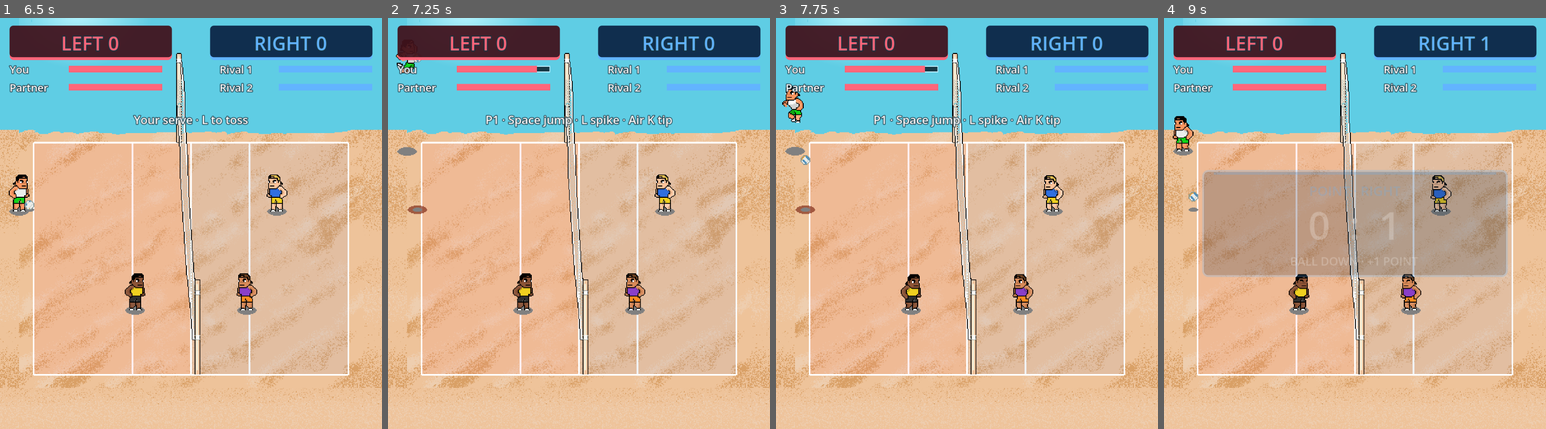
Above: before the commit, frames 1-4 (left to right).
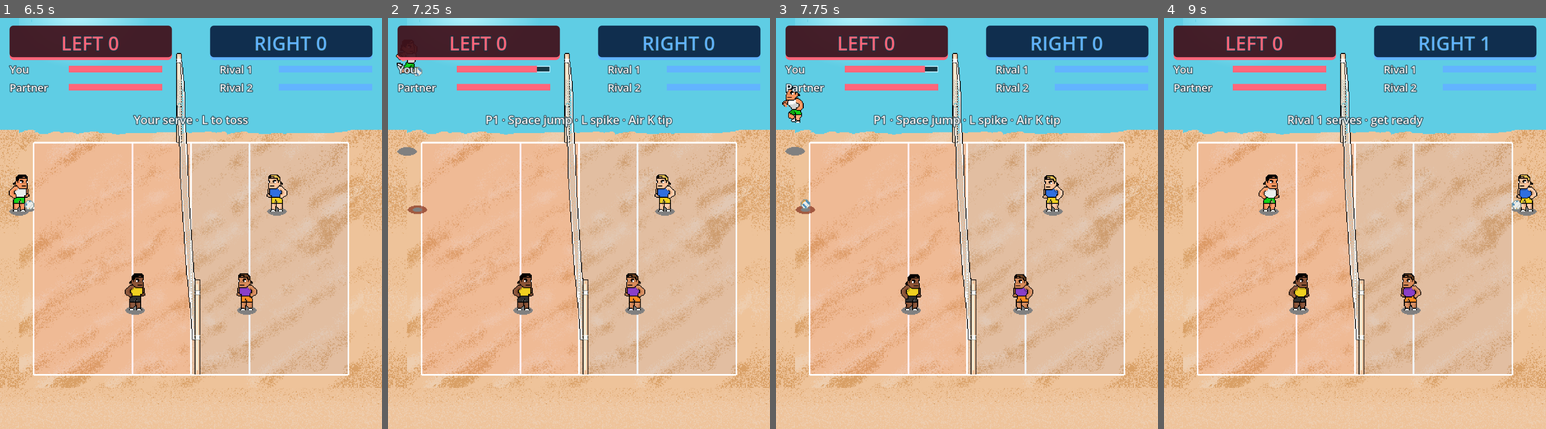
Above: after the commit, the same moments.

Repository: Munkhorgil1003/Beach-Volleyball-2D
Game: Godot game, scene res://scenes/menu.tscn
Same seed, same stepped clock (60 frames per second), same inputs: the game is played once before the commit and once after it.
Inputs:
- Up to frame 1 (6.5 s): click "Single player" at 0.5 s; click "Single player" at 1.25 s; click "Normal" at 2 s; click "Normal" at 2.75 s; click "Play" at 3.5 s; tap Enter at 4.25 s; hold D (move_right) 4.28-5.03 s; tap J (block) at 4.35 s; tap Space (jump) at 4.52, 5.27 s; hold S (move_down) 5.03-5.78 s; tap Shift (dive) at 5.1 s; hold D (move_right) from 5.78 s (still down); tap K (receive) at 5.85 s
- Up to frame 2 (7.25 s): release D (move_right) at 6.53 s; hold W (move_up) from 6.53 s (still down); tap L (serve) at 6.6 s; tap Space (jump) at 6.77 s
- Up to frame 3 (7.75 s): release W (move_up) at 7.28 s; hold A (move_left) from 7.28 s (still down); tap Enter at 7.35 s; tap Space (jump) at 7.52 s
- Up to frame 4 (9 s): tap Backspace at 8.1 s; tap Space (jump) at 8.27 s; release A (move_left) at 8.78 s; hold S (move_down) from 8.78 s (still down); tap J (block) at 8.85 s

Frame 1 is identical in both runs. In frame 2, less than 0.1% of the frame differs, in the area x 6-10%, y 10-15%; in frame 3, less than 0.1%; in frame 4, 22%, in the area x 2-98%, y 23-71%.

Commit message:
Increased gravity back again lol

Diff:
--- a/scripts/ball.gd
+++ b/scripts/ball.gd
@@ -15,7 +15,7 @@
 @export var velocity: Vector2 = Vector2(35, 0)
 @export var height_above_ground: float = 40.0
 @export var vertical_speed: float = 0.0
-@export_range(1.0, 2000.0) var gravity: float = 450.0
+@export_range(1.0, 2000.0) var gravity: float = 530.0
 @export_range(0.0, 0.95) var bounce_strength: float = 0.45
 @export_range(1.0, 1000.0) var ground_friction: float = 140.0
 @export_range(1.0, 100.0) var spike_reach: float = 44.0
